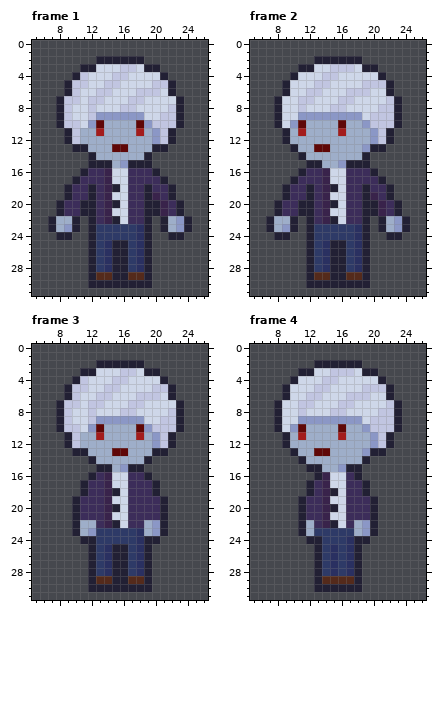
Two versions of one pixel-art file, anotherThreat/aseprite/player.aseprite. Above, as it was before the edit.
32x32 pixels, 23 frames. Shown: frame 1: x 5..26, y 0..31; frame 2: x 5..26, y 0..31; frame 3: x 5..26, y 0..31; frame 4: x 5..26, y 0..31. The commit also changed other frames, which this record leaves out.
After the commit:
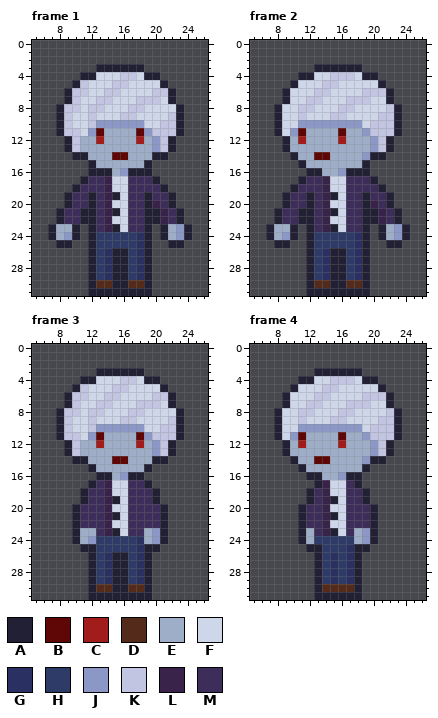
Palette (. is transparent): A #222034  B #5f0707  C #a31c1c  D #542a1b  E #9eaec9  F #ced7e9  G #2a3061  H #2e3a67  J #8b97c6  K #c1c5e1  L #39234b  M #3c2d5a
Log entry: player bite attack
Change:
Changed rows in their new state; - is an unchanged pixel.
Frame 1:
first column x 7:
 2 ------......------
 3 ----..AAAAAA..----
 4 ---.AA--F-K-AA.---
 5 --.A---F-K---FA.--
 6 ----K-F-K--FF-K---
 7 -.A--F-K--F-KK-A.-
 8 ---K--K--F-K---F--
 9 ------FFFKKF--F---
10 ---F-KJJJJJJFF----
11 -AK-FJB----BJK-KA-
12 ------C----C------
13 --AKE---EE---JKA--
14 ---AAE--BB--EAA---
15 ------EE-EEE------
16 ----.AAAEJAAA.----
17 ---.A--------A.---
18 --.A-M--F---M-A.--
19 --------A----M----
20 -.A-M---F----LMA.-
21 --------A---------
22 .AMMA---F----ALMA.
23 --E---MLAFMM------
24 AEJA----------AEJA
25 -AA----HHH-----AA-
first column x 12:
29 -HG--HG-
30 -DD--DD-
31 AAAAAAAA
Frame 2:
first column x 7:
 2 ------......------
 3 ----..AAAAAA..----
 4 ---.AA-F-KK-AA.---
 5 --.A--F-K---FFA.--
 6 -----F-K--FF-KK---
 7 -.A-F-K--F-KK--A.-
 8 -----K--F-K---F---
 9 ----KFFFKKFF-F----
10 ---FJJJJJJJJF-----
11 -AFJB----B--JK-KA-
12 ----C----C--------
13 --AE--EE----EJKA--
14 ---AE-BB----JAA---
15 ----AEE--EEE------
16 ----.AAEEJAAA.----
17 ---.A--------A.---
18 --.A-M--F---M-A.--
19 --------A----M----
20 -.A-M---F----LMA.-
21 --------A---------
22 .AMMA---F----ALMA.
23 --E---MLAFMM------
24 AEJA----------AEJA
25 -AA----HHH-----AA-
first column x 12:
29 -HG--HG-
30 -DD--DD-
31 AAAAAAAA
Frame 3:
first column x 8:
 2 -----......-----
 3 ---..AAAAAA..---
 4 --.AA--F-K-AA.--
 5 -.A---F-K---FA.-
 6 ---K-F-K--FF-K--
 7 .A--F-K--F-KK-A.
 8 --K--K--F-K---F-
 9 -----FFFKKF--F--
10 --F-KJJJJJJFF---
11 AK-FJB----BJK-KA
12 -----C----C-----
13 -AKE---EE---JKA-
14 --AAE--BB--EAA--
15 ----AEE-EEEA----
16 ----.AAEJAA.----
17 ---.A------A.---
18 -------F--------
19 --.A---A----A.--
20 -------F--------
21 -------A--------
22 ---MM--F---MM---
23 ----EMLAFMM-----
24 --AEJ------EJA--
25 ---A--HHH---A---
first column x 12:
29 -HG--HG-
30 -DD--DD-
31 AAAAAAAA
Frame 4:
first column x 8:
 2 -----......-----
 3 ---..AAAAAA..---
 4 --.AA-F-KK-AA.--
 5 -.A--F-K---FFA.-
 6 ----F-K--FF-KK--
 7 .A-F-K--F-KK--A.
 8 ----K--F-K---F--
 9 ---KFFFKKFF-F---
10 --FJJJJJJJJF----
11 AFJB----B--JK-KA
12 ---C----C-------
13 -AE--EE----EJKA-
14 --AE-BB----JAA--
15 ---AEE--EEEA----
16 ----A-EEJA------
17 ----.A----A.----
18 -------F--------
19 ---.A--A---A.---
20 -------F--------
21 -------A--------
22 ----M--F--MM----
23 -----MLAFM------
24 ---AEH---HEJA---
25 ----A--H---A----
first column x 13:
29 -HGHG-
30 -DDDD-
31 AAAAAA
